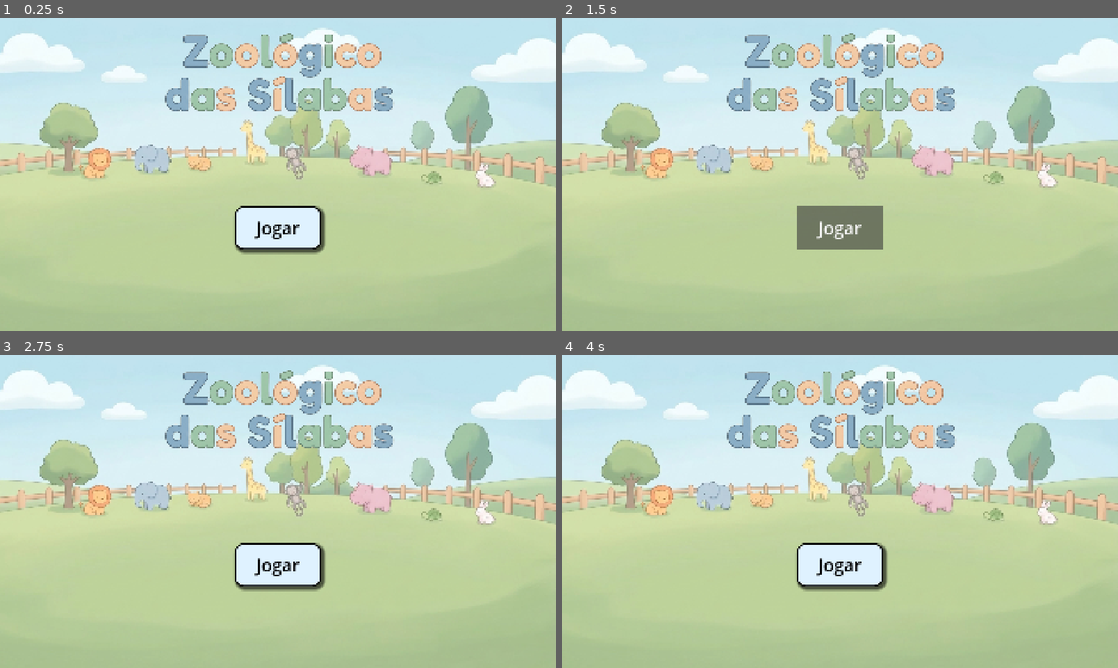
Above: before the commit, frames 1-4 (two rows, left to right).
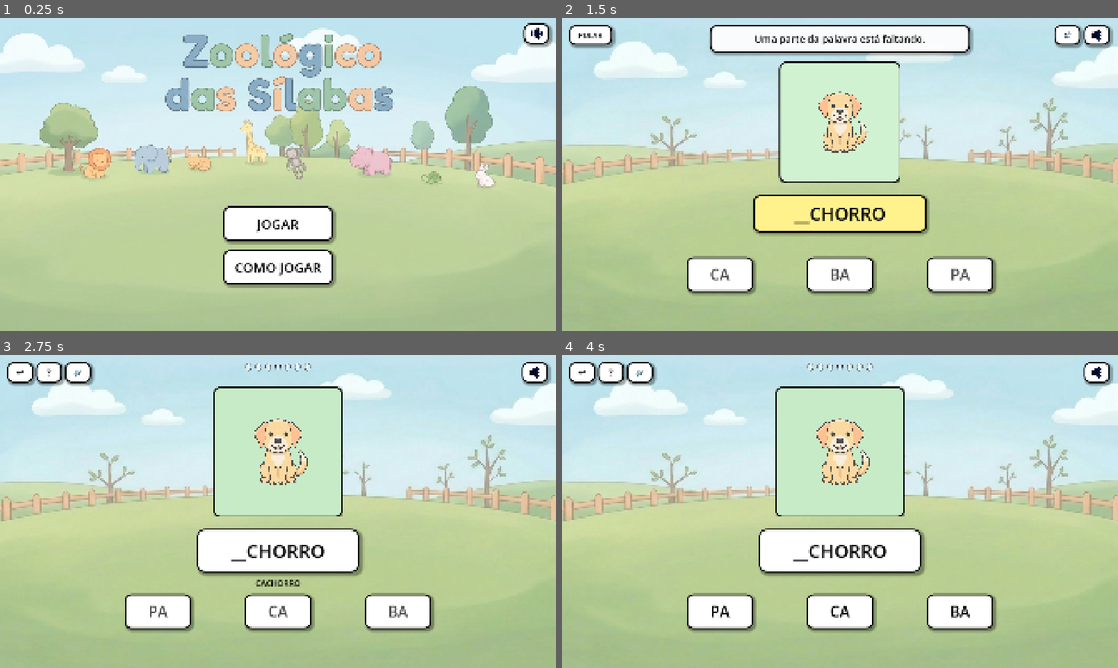
Above: after the commit, the same moments.

Repository: AugustoSalvego/Zoo_Game
Game: Godot game, scene res://scenes/Menu.tscn
Same seed, same stepped clock (60 frames per second), same inputs: the game is played once before the commit and once after it.
Inputs (mouse positions are in pixels of both pictures, inside the frame that each line leads up to):
- Up to frame 1 (0.25 s): no input
- Up to frame 2 (1.5 s): click "Jogar" (after the commit: "JOGAR") at 0.5 s; click (840, 227) at 1.25 s, where only the run before the commit has a clickable "Jogar"
- Up to frame 3 (2.75 s): click (155, 611) at 2 s, where only the run after the commit has a clickable "CA"
- Up to frame 4 (4 s): click (584, 373) at 2.75 s, where only the run after the commit has a clickable "↩"; click (717, 611) at 3.5 s, where only the run after the commit has a clickable "PA"

The runs differ from the first frame. In frame 1, 5.4% of the frame differs, in the area x 40-100%, y 1-87%; in frame 2, 35%, in the area x 0-100%, y 2-89%; in frame 3, 33%; in frame 4, 33%.
Error before the commit: Parse Error: Identifier "Audio" not declared in the current scope. (res://scripts/menu.gd:18)

Commit message:
audio: keep narrator persistent across scenes

Diff:
--- a/project.godot
+++ b/project.godot
@@ -4,7 +4,6 @@
 ;
 ; Format:
 ;   [section] ; section goes between []
-;   param=value
 
 config_version=5
 
@@ -14,6 +13,10 @@
 run/main_scene="uid://bggt3w3t0q4pc"
 config/features=PackedStringArray("4.6", "GL Compatibility")
 config/icon="res://icon.svg"
+
+[autoload]
+
+Audio="*res://scripts/accessibility_audio.gd"
 
 [audio]
 
